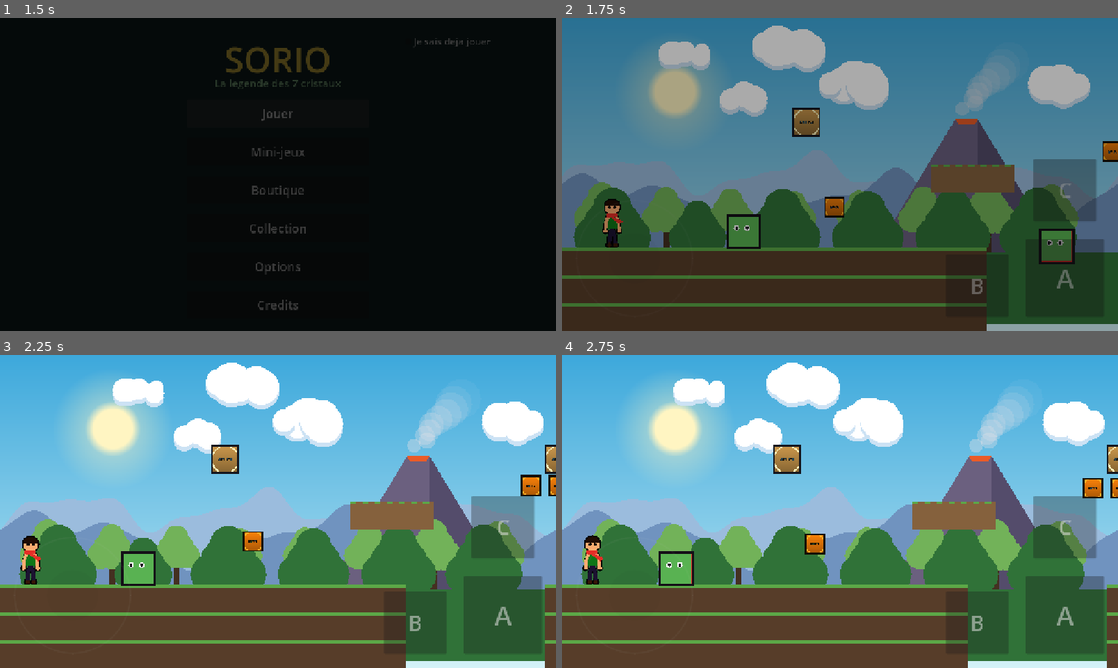
Above: before the commit, frames 1-4 (two rows, left to right).
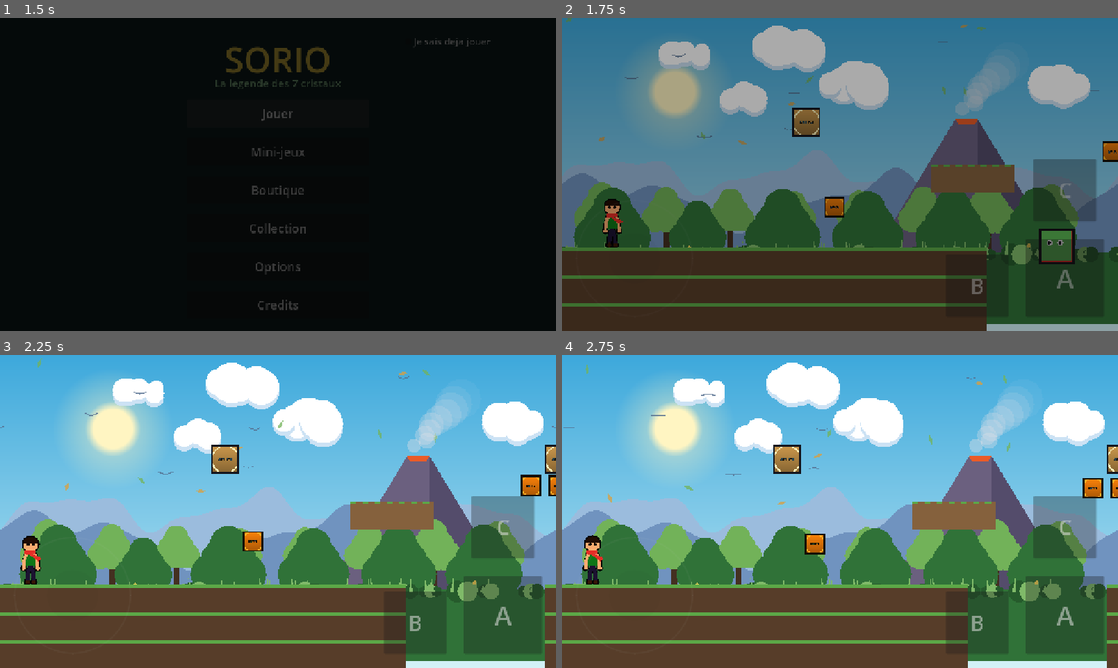
Above: after the commit, the same moments.

Repository: ChrisSanchezfrance/SORIO
Game: Godot game, scene res://src/scenes/boot/boot.tscn
Same seed, same stepped clock (60 frames per second), same inputs: the game is played once before the commit and once after it.
Inputs:
- Up to frame 1 (1.5 s): tap Enter at 0.5 s; hold Right (move_right) 0.53-1.25 s; tap J (attack) at 0.6 s; tap Space (jump) at 0.77, 1.07 s; click "Jouer" at 1.25 s
- Up to frame 2 (1.75 s): no input
- Up to frame 3 (2.25 s): hold Down (move_down) from 2.03 s (still down); tap F (power) at 2.1 s
- Up to frame 4 (2.75 s): keep holding Down (move_down); tap Space (jump) at 2.27, 2.57 s

Frame 1 is identical in both runs. In frame 2, 1.2% of the frame differs, in the area x 0-100%, y 0-79%; in frame 3, 1.5%; in frame 4, 1.5%, in the area x 0-98%, y 3-79%.

Commit message:
Correction de deux bugs bloquants, et un decor vivant
DEUX BUGS QUI CASSAIENT LE JEU.

1. La hurtbox de SORIO etait `monitorable = false`. Aucune Area2D exterieure
   ne pouvait donc la detecter : les ennemis ne le touchaient jamais, et
   surtout on ne pouvait ecraser personne — la mecanique de base du genre
   etait morte. Une seule propriete, tout le combat inoperant.

2. Les pics etaient purement decoratifs. LevelBuilder creait bien leur zone
   de danger mais ne connectait aucun signal dessus : on les traversait sans
   rien sentir.

Aucun des 120 tests ne couvrait ces deux cas, parce qu'ils portaient sur des
appels directs et non sur de vraies collisions dans un niveau construit.

DECOR ENRICHI. Trois mouvements lents, tous LOIN du sol ou SORIO agit, pour
qu'aucun ne vole la vedette au jeu :
- des oiseaux en V qui battent des ailes et traversent le ciel, redessines
  au raccord du motif pour que le vol reste continu
- des feuilles qui tombent en zigzag, vertes et ocre, chacune avec sa
  vitesse, sa phase et sa rotation, si bien que la boucle est invisible
- des touffes d'herbe, des buissons et quelques fleurs sur la ligne de
  litiere, ce qui empeche la bande de vegetation de ressembler a un aplat

Tout reste en polygones : aucune texture n'entre dans le depot, et un monde
se decrit toujours par une palette et quelques nombres.

Zone de repit ajoutee au depart de chaque niveau : aucun ennemi dans les 12
premieres tuiles. Un enfant doit pouvoir prendre ses marques avant que quoi
que ce soit ne le touche — et le bug 1 masquait justement le fait qu'un
RAPTOZ atteignait SORIO en une seconde et demie.

120 tests au vert. Build web republie.

Diff:
--- a/src/entities/player/player.tscn
+++ b/src/entities/player/player.tscn
@@ -49,7 +49,6 @@
 [node name="Hurtbox" type="Area2D" parent="."]
 collision_layer = 8
 collision_mask = 336
-monitorable = false
 
 [node name="Shape" type="CollisionShape2D" parent="Hurtbox"]
 position = Vector2(0, -56)
--- /dev/null
+++ b/src/systems/backdrop_life.gd
@@ -0,0 +1,132 @@
+class_name BackdropLife
+extends Node2D
+## Ce qui bouge dans le decor : oiseaux, feuilles, herbes (B.10).
+##
+## Un decor immobile a l'air d'une image. Trois mouvements lents suffisent a
+## le rendre vivant, et aucun ne doit attirer l'oeil plus que le jeu : ils
+## sont lents, pales, et se produisent LOIN du sol ou SORIO agit.
+##
+## Tout est dessine en polygones et cercles, comme le reste du decor : aucune
+## texture n'entre dans le depot, et un monde se decrit par une palette.
+
+## Vol des oiseaux, en pixels par seconde. Lent : un oiseau rapide devient
+## une distraction.
+const BIRD_SPEED_MIN: float = 22.0
+const BIRD_SPEED_MAX: float = 44.0
+const BIRD_COUNT: int = 7
+const BIRD_SPAN: float = 15.0
+const BIRD_FLAP_HZ: float = 2.4
+## Bande de ciel ou les oiseaux evoluent.
+const BIRD_TOP: float = 60.0
+const BIRD_BOTTOM: float = 300.0
+
+## Feuilles qui tombent. Elles derivent en zigzag, comme de vraies feuilles.
+const LEAF_COUNT: int = 16
+const LEAF_FALL_MIN: float = 26.0
+const LEAF_FALL_MAX: float = 58.0
+const LEAF_SWAY_PIXELS: float = 34.0
+const LEAF_SWAY_HZ: float = 0.5
+const LEAF_SIZE: float = 7.0
+
+## Largeur sur laquelle la vie se repete, calee sur le motif du decor.
+const SPAN: float = BackdropShapes.PLANE_WIDTH
+
+var palette: Dictionary = BackdropShapes.PALETTE_WORLD_01
+
+## {position, speed, phase} pour chaque oiseau et chaque feuille.
+var _birds: Array[Dictionary] = []
+var _leaves: Array[Dictionary] = []
+var _time: float = 0.0
+
+
+func _ready() -> void:
+	var rng: RandomNumberGenerator = RandomNumberGenerator.new()
+	rng.seed = 90210
+	for i: int in range(BIRD_COUNT):
+		_birds.append({
+			"position": Vector2(
+				rng.randf_range(0.0, SPAN), rng.randf_range(BIRD_TOP, BIRD_BOTTOM)
+			),
+			"speed": rng.randf_range(BIRD_SPEED_MIN, BIRD_SPEED_MAX),
+			"phase": rng.randf_range(0.0, TAU),
+			"scale": rng.randf_range(0.7, 1.3),
+		})
+	for i: int in range(LEAF_COUNT):
+		_leaves.append({
+			"position": Vector2(
+				rng.randf_range(0.0, SPAN), rng.randf_range(-200.0, 620.0)
+			),
+			"speed": rng.randf_range(LEAF_FALL_MIN, LEAF_FALL_MAX),
+			"phase": rng.randf_range(0.0, TAU),
+			"spin": rng.randf_range(-1.6, 1.6),
+			"warm": rng.randf() < 0.35,
+		})
+
+
+func _process(delta: float) -> void:
+	_time += delta
+	for bird: Dictionary in _birds:
+		var position: Vector2 = bird["position"]
+		position.x += float(bird["speed"]) * delta
+		if position.x > SPAN:
+			position.x -= SPAN
+		bird["position"] = position
+	for leaf: Dictionary in _leaves:
+		var position: Vector2 = leaf["position"]
+		position.y += float(leaf["speed"]) * delta
+		# Une feuille qui a fini sa chute repart du haut : la boucle est
+		# invisible parce que chacune a sa propre vitesse et sa phase.
+		if position.y > 680.0:
+			position.y = -60.0
+		leaf["position"] = position
+	queue_redraw()
+
+
+func _draw() -> void:
+	_draw_birds()
+	_draw_leaves()
+
+
+## Un oiseau lointain, c'est deux traits en V qui battent. Vouloir dessiner
+## mieux a cette taille ne se verrait pas et couterait des sommets.
+func _draw_birds() -> void:
+	var ink: Color = Color(palette["ridge_near"]).darkened(0.25)
+	ink.a = 0.55
+	for bird: Dictionary in _birds:
+		var position: Vector2 = bird["position"]
+		var scale: float = float(bird["scale"])
+		var flap: float = sin(_time * TAU * BIRD_FLAP_HZ + float(bird["phase"]))
+		var lift: float = BIRD_SPAN * 0.42 * scale * flap
+		var span: float = BIRD_SPAN * scale
+		# On dessine deux fois, decale d'un motif, pour que le vol soit
+		# continu quand un oiseau franchit le raccord.
+		for offset: float in [0.0, -SPAN]:
+			var center: Vector2 = position + Vector2(offset, 0.0)
+			draw_polyline(PackedVector2Array([
+				center + Vector2(-span, -lift),
+				center,
+				center + Vector2(span, -lift),
+			]), ink, 2.5 * scale)
+
+
+## Feuilles qui descendent en zigzag. Deux verts et un ocre : la variete de
+## teinte fait plus pour la richesse que le nombre de feuilles.
+func _draw_leaves() -> void:
+	for leaf: Dictionary in _leaves:
+		var position: Vector2 = leaf["position"]
+		var sway: float = sin(_time * TAU * LEAF_SWAY_HZ + float(leaf["phase"]))
+		var center: Vector2 = position + Vector2(sway * LEAF_SWAY_PIXELS, 0.0)
+		var angle: float = _time * float(leaf["spin"]) + float(leaf["phase"])
+		var color: Color = palette["tree_far"] if not bool(leaf["warm"]) \
+			else Color(0.86, 0.62, 0.24)
+		color.a = 0.75
+
+		# Une feuille : un losange etire, incline, qui tourne en tombant.
+		var long_axis: Vector2 = Vector2(cos(angle), sin(angle)) * LEAF_SIZE * 1.7
+		var short_axis: Vector2 = Vector2(-sin(angle), cos(angle)) * LEAF_SIZE * 0.62
+		draw_colored_polygon(PackedVector2Array([
+			center - long_axis,
+			center - short_axis,
+			center + long_axis,
+			center + short_axis,
+		]), color)
--- a/src/systems/level_builder.gd
+++ b/src/systems/level_builder.gd
@@ -104,7 +104,7 @@
 
 	_scan_cells(result)
 	_merge_solids(result)
-	_create_bodies(result, parent)
+	_create_bodies(result, parent, player)
 	_create_entities(result, parent, player)
 	return result
 
@@ -170,12 +170,12 @@
 			start = -1
 
 
-static func _create_bodies(result: Result, parent: Node2D) -> void:
+static func _create_bodies(result: Result, parent: Node2D, player: Node2D) -> void:
 	_add_body(parent, "Solids", result.solids, CollisionLayers.WORLD, false)
 	# Plateformes traversables par le bas : on saute au travers, on retombe
 	# dessus. Le bord superieur pointille de C.8 les distingue a l'oeil.
 	_add_body(parent, "OneWays", result.one_ways, CollisionLayers.ONE_WAY, true)
-	_add_hazards(parent, result.spikes)
+	_add_hazards(parent, result.spikes, player)
 
 
 static func _add_body(
@@ -198,7 +198,7 @@
 		body.add_child(shape)
 
 
-static func _add_hazards(parent: Node2D, rects: Array[Rect2]) -> void:
+static func _add_hazards(parent: Node2D, rects: Array[Rect2], player: Node2D) -> void:
 	if rects.is_empty():
 		return
 	var area: Area2D = Area2D.new()
@@ -206,6 +206,12 @@
 	area.collision_layer = CollisionLayers.HAZARD
 	area.collision_mask = CollisionLayers.PLAYER_HURTBOX
 	parent.add_child(area)
+	# Sans cette connexion, les pics etaient purement decoratifs : on les
+	# traversait sans rien sentir.
+	area.area_entered.connect(func(_other: Area2D) -> void:
+		if player is Player:
+			(player as Player).take_damage(1, &"spike")
+	)
 	for rect: Rect2 in rects:
 		var shape: CollisionShape2D = CollisionShape2D.new()
 		var box: RectangleShape2D = RectangleShape2D.new()
--- a/src/systems/parallax_backdrop.gd
+++ b/src/systems/parallax_backdrop.gd
@@ -40,6 +40,7 @@
 var _clouds: Parallax2D = null
 var _mountains: Parallax2D = null
 var _forest: Parallax2D = null
+var _life: BackdropLife = null
 
 
 func _ready() -> void:
@@ -48,6 +49,7 @@
 	_clouds = _build_clouds()
 	_mountains = _build_mountains()
 	_forest = _build_forest()
+	_build_life()
 	EventBus.quality_tier_changed.connect(_on_quality_changed)
 	_apply_quality(Perf.parallax_layers())
 
@@ -76,6 +78,18 @@
 	_sun.size = Vector2(280.0, 280.0)
 	_sun.mouse_filter = Control.MOUSE_FILTER_IGNORE
 	add_child(_sun)
+
+
+## Oiseaux et feuilles : ce qui donne l'impression que la vallee est
+## vivante. Pose dans le plan des nuages, donc ca defile lentement et ne
+## vole jamais la vedette au jeu.
+func _build_life() -> void:
+	if _clouds == null:
+		return
+	_life = BackdropLife.new()
+	_life.name = "Life"
+	_life.palette = palette
+	_clouds.add_child(_life)
 
 
 # --- Plan 2 : nuages --------------------------------------------------------
@@ -166,13 +180,59 @@
 
 	# Litiere : une bande pleine qui ferme le plan par le bas et empeche de
 	# voir le ciel sous les arbres.
+	var litter_y: float = HORIZON_Y + 86.0
 	_add_polygon(plane, PackedVector2Array([
-		Vector2(0.0, HORIZON_Y + 86.0),
-		Vector2(BackdropShapes.PLANE_WIDTH, HORIZON_Y + 86.0),
+		Vector2(0.0, litter_y),
+		Vector2(BackdropShapes.PLANE_WIDTH, litter_y),
+		Vector2(BackdropShapes.PLANE_WIDTH, floor_y),
+		Vector2(0.0, litter_y),
+	]), palette["tree_near"])
+	_add_polygon(plane, PackedVector2Array([
+		Vector2(0.0, litter_y),
+		Vector2(BackdropShapes.PLANE_WIDTH, litter_y),
 		Vector2(BackdropShapes.PLANE_WIDTH, floor_y),
 		Vector2(0.0, floor_y),
 	]), palette["tree_near"])
-	return plane
+	_add_undergrowth(plane, litter_y)
+	return plane
+
+
+## Touffes d'herbe, buissons et fleurs sur la ligne de litiere. C'est ce
+## detail qui empeche la bande de vegetation de ressembler a un aplat.
+func _add_undergrowth(plane: Parallax2D, litter_y: float) -> void:
+	var rng: RandomNumberGenerator = RandomNumberGenerator.new()
+	rng.seed = 7777
+	var bright: Color = Color(palette["tree_far"]).lightened(0.10)
+	var dark: Color = Color(palette["tree_near"]).darkened(0.20)
+
+	var x: float = 0.0
+	while x < BackdropShapes.PLANE_WIDTH:
+		# Buisson : deux ou trois bosses accolees.
+		if rng.randf() < 0.55:
+			var radius: float = rng.randf_range(16.0, 30.0)
+			for lobe: int in range(rng.randi_range(2, 3)):
+				_add_polygon(plane, BackdropShapes.circle_polygon(
+					Vector2(x + float(lobe) * radius * 0.8, litter_y + 4.0),
+					radius * rng.randf_range(0.7, 1.0)
+				), dark if lobe % 2 == 0 else bright)
+		# Touffes d'herbe : de simples pointes.
+		for blade: int in range(rng.randi_range(2, 4)):
+			var base_x: float = x + rng.randf_range(-18.0, 34.0)
+			var height: float = rng.randf_range(14.0, 30.0)
+			var lean: float = rng.randf_range(-7.0, 7.0)
+			_add_polygon(plane, PackedVector2Array([
+				Vector2(base_x - 4.0, litter_y + 6.0),
+				Vector2(base_x + lean, litter_y - height),
+				Vector2(base_x + 4.0, litter_y + 6.0),
+			]), bright)
+		# Une fleur de temps en temps : la seule tache chaude au sol.
+		if rng.randf() < 0.30:
+			var flower: Vector2 = Vector2(
+				x + rng.randf_range(0.0, 40.0), litter_y - rng.randf_range(8.0, 22.0)
+			)
+			_add_polygon(plane, BackdropShapes.circle_polygon(flower, 5.0),
+				Color(1.0, 0.86, 0.35))
+		x += rng.randf_range(58.0, 96.0)
 
 
 func _add_tree_row(
Binary file changed: docs/images/passe2_niveau.png
Not shown, added: docs/images/passe2_niveau.png.import
Not shown, changed: levels/world_01/level_01.txt
Not shown, changed: levels/world_01/level_02.txt
Not shown, changed: levels/world_01/level_03.txt
Not shown, added: src/systems/backdrop_life.gd.uid
